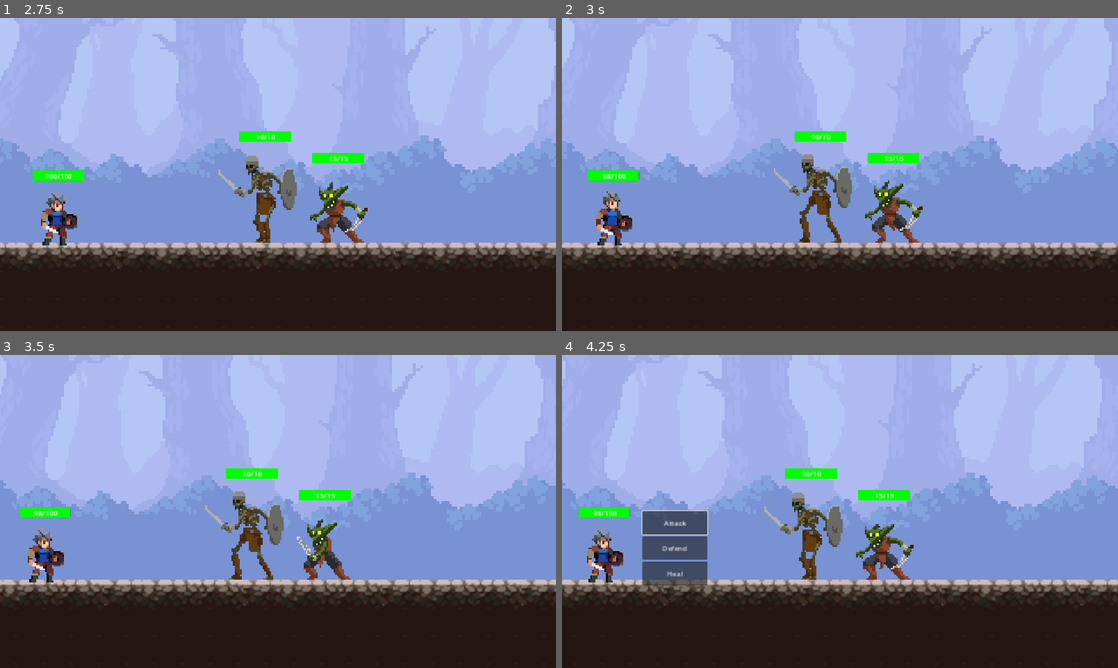
Above: before the commit, frames 1-4 (two rows, left to right).
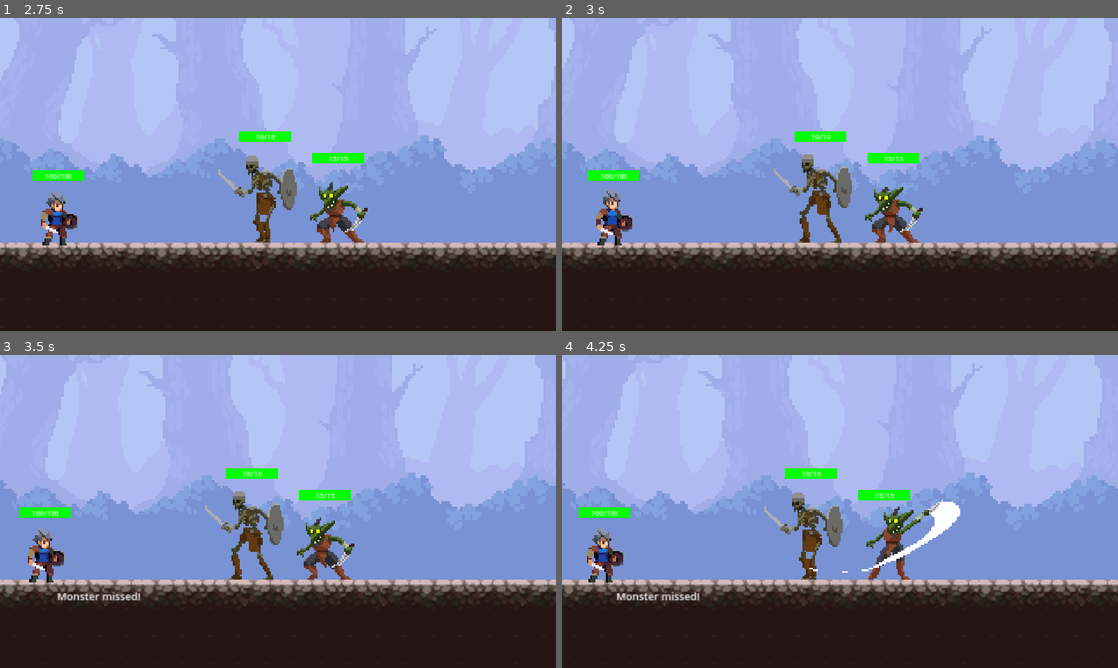
Above: after the commit, the same moments.

Repository: StephenDavid13/Project-T
Game: Godot game, scene res://scenes/main_scenes/level_dungeon.tscn
The game is run twice, just before and just after one commit, with the same random seed, the same clock (stepped at 60 frames per second) and the same inputs. This scene is started directly instead of the project's main scene.
Inputs:
- Up to frame 1 (2.75 s): hold Right (right) 0.53-2.03 s; tap F (action_use) at 0.6, 1.35, 2.1 s; hold A (left) from 2.03 s (still down)
- Up to frame 2 (3 s): release A (left) at 2.78 s; hold Right (right) from 2.78 s (still down); tap F (action_use) at 2.85 s
- Up to frame 3 (3.5 s): keep holding Right (right)
- Up to frame 4 (4.25 s): keep holding Right (right); tap F (action_use) at 3.6 s

Frame 1 is identical in both runs. In frame 2, 0.6% of the frame differs, in the area x 7-65%, y 48-72%; in frame 3, 1.0%; in frame 4, 4.9%, in the area x 5-72%, y 46-79%.

Commit message:
Added battle log

Diff:
--- a/project.godot
+++ b/project.godot
@@ -11,6 +11,7 @@
 [application]
 
 config/name="Project T"
+config/version="0.0.7"
 run/main_scene="res://scenes/main_scenes/outside_tower.tscn"
 config/features=PackedStringArray("4.2", "Mobile")
 config/icon="res://icon.svg"
--- a/scenes/main_scenes/level_dungeon.tscn
+++ b/scenes/main_scenes/level_dungeon.tscn
@@ -10,6 +10,7 @@
 [ext_resource type="Script" path="res://scripts/EnterBattle.gd" id="7_0sewb"]
 [ext_resource type="Script" path="res://scripts/playerSelection.gd" id="9_ey33n"]
 [ext_resource type="Script" path="res://scripts/TurnManager.gd" id="9_uqhtx"]
+[ext_resource type="Script" path="res://scripts/BattleLog.gd" id="11_nqrff"]
 
 [sub_resource type="RectangleShape2D" id="RectangleShape2D_sac8h"]
 size = Vector2(140, 251)
@@ -1393,6 +1394,22 @@
 [node name="TurnManager" type="Node" parent="."]
 script = ExtResource("9_uqhtx")
 
+[node name="Control" type="Control" parent="."]
+layout_mode = 3
+anchors_preset = 0
+offset_right = 40.0
+offset_bottom = 40.0
+
+[node name="BattleLog" type="RichTextLabel" parent="Control"]
+layout_mode = 0
+offset_left = 531.0
+offset_top = 981.0
+offset_right = 1129.0
+offset_bottom = 1045.0
+theme_override_font_sizes/normal_font_size = 24
+script = ExtResource("11_nqrff")
+metadata/_edit_use_anchors_ = true
+
 [connection signal="body_entered" from="scene_changers/GoOutside" to="scene_changers/GoOutside" method="_on_body_entered"]
 [connection signal="body_entered" from="scene_changers/EnterBattle" to="scene_changers/EnterBattle" method="_on_body_entered"]
 [connection signal="body_entered" from="scene_changers/GoToNextLevel" to="scene_changers/GoToNextLevel" method="_on_body_entered"]
--- a/scenes/subscenes/main_character/main_character.gd
+++ b/scenes/subscenes/main_character/main_character.gd
@@ -3,6 +3,7 @@
 @onready var main_char = $AnimatedSprite2D
 @onready var statsheet = $StatsComponent
 @onready var health_bar = $HealthBar
+@onready var battle_log = $"../Control/BattleLog"
 
 # Random stuff
 var gravity = ProjectSettings.get_setting("physics/2d/default_gravity")
@@ -31,7 +32,6 @@
 	GameState.main_char = self
 	set_gamestate()
 	update_health_bar()
-	print(GameState.player_strength)
 
 func _physics_process(delta):
 	# Gravity things
@@ -82,43 +82,57 @@
 # When the mob attacked the character
 func take_damage(damage: int):
 	var final_damage = damage
-	if did_defend:
-		final_damage -= defend
-		if final_damage <= 0:
-			final_damage = 0
-		did_defend = false
-		defend = 0
-	GameState.player_current_health -= final_damage
-	print("Monster final damage with ", final_damage)
-	if GameState.player_current_health <= 0:
-		GameState.player_current_health = GameState.player_max_health
-		update_health_bar()
-		on_dead.emit()
+	if damage == 0:
+		battle_log.update_message("Monster missed!")
+	else:
+		if did_defend:
+			final_damage -= defend
+			did_defend = false
+			defend = 0
+			if final_damage <= 0:
+				final_damage = 0
+				battle_log.update_message("FULLY DEFENDED! Monster didn't damage you.")
+			else:
+				GameState.player_current_health -= final_damage
+				battle_log.update_message("Monster damage with %d" % [final_damage])
+		else:
+			GameState.player_current_health -= final_damage
+			battle_log.update_message("Monster damage with %d" % [final_damage])
+		if GameState.player_current_health <= 0:
+			GameState.player_current_health = GameState.player_max_health
+			update_health_bar()
+			on_dead.emit()
 	update_health_bar()
 
 # Player is attacking
 func _on_attack():
 	did_attack = true
-	var damage = ceil((GameState.player_strength * randi_range(0, (GameState.player_strength/2))) + (GameState.player_strength / 2))
-	print("Player attacked with ", damage)
+	var multiplier = randf_range(0, 2)
+	var damage = floor((GameState.player_strength + randi_range(1, statsheet.STRENGTH / 2)) * multiplier)
+	if multiplier == 0.0:
+		battle_log.update_message("MISSED! Player attacked with %d" % [damage])
+	if multiplier >= 2.0:
+		battle_log.update_message("CRIT! Player attacked with %d" % [damage])
+	else:
+		battle_log.update_message("Player attacked with %d" % [damage])
 	$"../TurnManager".get_frontmost_mob().take_damage(damage)
 
 # Player is defending
 func _on_defend():
 	did_defend = true
-	defend = floor((GameState.player_strength + GameState.player_vitality) * 0.125)
-	print("Player defended with ", defend)
+	defend = floor((GameState.player_strength + GameState.player_vitality) * 0.05)
+	battle_log.update_message("Player defended with %d" % [defend])
 
 # Player is healing
 func _on_heal():
 	did_heal = true
-	var heal = floor(GameState.player_intelligence * randf_range(0.9, 1.5))
+	var heal = floor(GameState.player_intelligence * randf_range(0.75, 1.5))
 	var new_health = GameState.player_current_health + heal
 	if new_health >= GameState.player_max_health:
 		GameState.player_current_health = GameState.player_max_health
 	else:
 		GameState.player_current_health += heal
-	print("Player heal with ", heal)
+	battle_log.update_message("Player healed with %d" % [heal])
 	update_health_bar()
 
 func _on_next_tower():
@@ -141,7 +155,6 @@
 	$"../TurnManager".start_next_turn()
 
 func update_health_bar():
-	print(GameState.player_max_health)
 	health_bar.update_health(GameState.player_current_health, GameState.player_max_health)
 
 func set_gamestate():
--- /dev/null
+++ b/scripts/BattleLog.gd
@@ -0,0 +1,6 @@
+extends RichTextLabel
+
+# Updates the battle log with a single new message
+func update_message(message: String):
+	clear()  # Clear previous messages
+	append_text("[color=white]%s[/color]\n" % [message])
--- a/scripts/Enemies.gd
+++ b/scripts/Enemies.gd
@@ -30,7 +30,8 @@
 
 func turn_start():
 	enemy_animation.play("attack")
-	var damage = ceil((statsheet.STRENGTH * randi_range(0, (statsheet.STRENGTH/2))) + (statsheet.STRENGTH / 2))
+	var multiplier = randf_range(0, 2)
+	var damage = floor((statsheet.STRENGTH + randi_range(1, statsheet.STRENGTH / 2)) * multiplier)
 	$"../../TurnManager".char_take_damage(damage)
 
 func take_damage(damage: int):
--- a/scripts/StatsComponent.gd
+++ b/scripts/StatsComponent.gd
@@ -4,7 +4,7 @@
 @export var NAME := 'Player'
 @export var VITALITY : int = 100
 @export var STRENGTH : int = 10
-@export var INTELLIGENCE : int = 15
+@export var INTELLIGENCE : int = 10
 @export var SPEED : int = 50
 @export var EXPERIENCE : int = 1000
 
--- a/scripts/TurnManager.gd
+++ b/scripts/TurnManager.gd
@@ -1,4 +1,6 @@
 extends Node
+
+@onready var battle_log = $"../Control/BattleLog"
 
 enum TurnState { PLAYER_TURN, ENEMY_TURN }
 
@@ -19,7 +21,7 @@
 func start_battle():
 	if not startBattle:
 		startBattle = true
-		await get_tree().create_timer(1.5).timeout
+		await get_tree().create_timer(2).timeout
 		mobs.append_array(enemies.get_children())
 
 		if(player.has_signal("on_dead")):
@@ -76,7 +78,6 @@
 			turn_queue.append_array(alive_characters)
 
 		if turn_queue.size() == 0:
-			print("Battle over. No more characters.")
 			return
 
 		var next_character = turn_queue.pop_front()
@@ -96,17 +97,18 @@
 	if character != player:
 		mobs.erase(character)
 	if character == player:
-		print("Player has died. Battle over.")
+		battle_log.update_message("You died")
 		startBattle = false
 		GameState.reset_character()
 	elif alive_characters.size() == 1 and alive_characters[0] == player:
-		print("All enemies defeated. Battle won!")
-		print("Total Experience: ", GameState.player_exp)
+		battle_log.update_message("You won! Total Experience: %d" % [GameState.player_exp])
+		battle_log.update_message("")
 		startBattle = false
 		$"..".finishingBattle()
 	elif alive_characters.size() == 0:
-		print("All characters are dead. Battle over.")
+		battle_log.update_message("You died")
 		startBattle = false
+		GameState.reset_character()
 
 func start_player_turn():
 	current_turn = TurnState.PLAYER_TURN
@@ -130,7 +132,6 @@
 	character_died(mob)
 
 func _on_player_died():
-	print("Player died: ", player.get_node("StatsComponent").NAME)
 	character_died(player)
 
 
Not shown, changed: export_presets.cfg
Not shown: 1 places in scenes/main_scenes/level_dungeon.tscn that only renumber resources
Not shown, added: export/windows/project-t-0.0.7.exe
